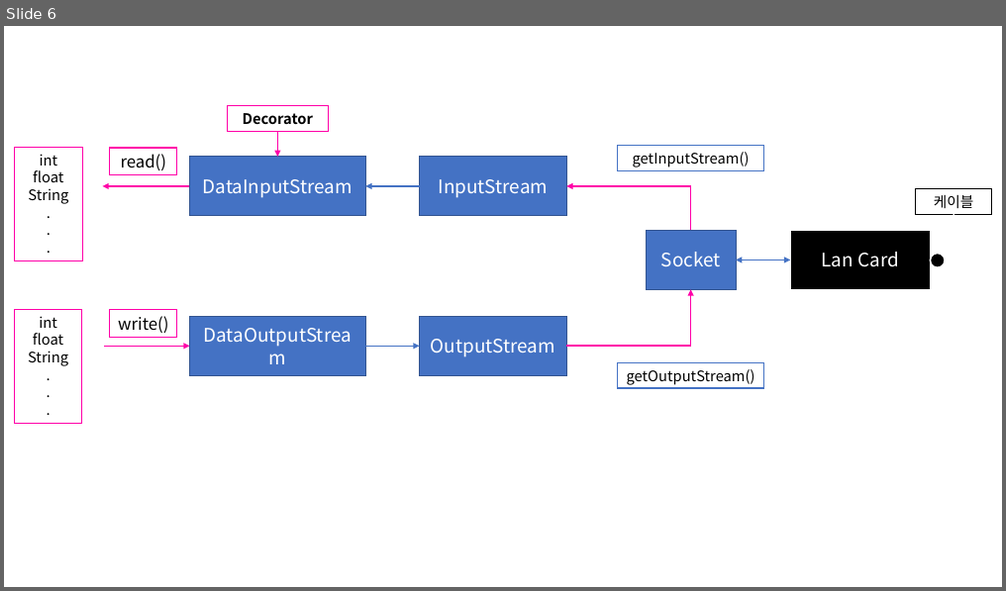
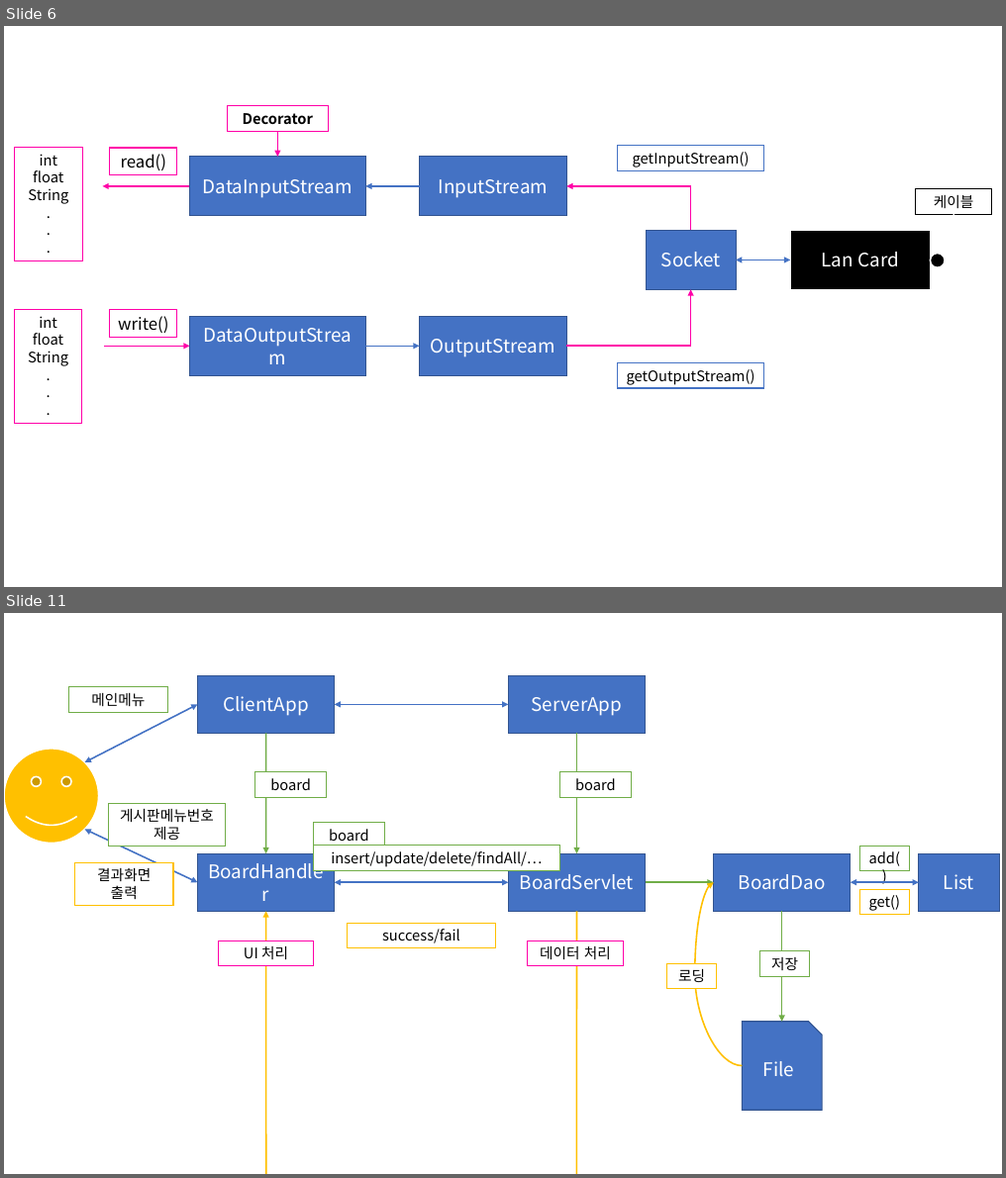
Before and after one commit to Dingadung/2022-study-workspace, a slide deck: study-note/자바/2022-08-16 내용정리.pptx. Shown one above the other, each under a label of ours: slide 6 before the commit, slides 6 and 11 after it; the slides between them are not shown. The pictures are 1006x591 and 1006x1178 pixels, drawn with LibreOffice and Linux fonts; fonts in the diff are those of the drawing. Boxes give left, top, right and bottom in pixels: in the first picture for what was removed or moved away, otherwise in the second. Text is boxed around its words. In the diff, an @@ line names an element or a change of style, - is before the commit and + after.

```diff
--- a/study-note/자바/2022-08-16 내용정리.pptx
+++ b/study-note/자바/2022-08-16 내용정리.pptx
@@ slide 11 added at (4,613,1002,1174), background #FFFFFF @@
@@ rectangle added at (69,687,168,713), fill #FFFFFF, outline #70AD47 1 pt, 14 pt, text #000000 @@
+메인메뉴
@@ rectangle added at (198,676,335,734), fill #4472C4, outline #325491 1 pt, 18 pt, text #FFFFFF @@
+ClientApp
@@ rectangle added at (509,676,646,734), fill #4472C4, outline #325491 1 pt, 18 pt, text #FFFFFF @@
+ServerApp
@@ double arrow added from (85, 762) to (198, 704), #4472C4 1.5 pt @@
@@ double arrow added from (334, 704) to (509, 704), #4472C4 1.5 pt @@
@@ smiley face added at (4,749,98,843), fill #FFC000, outline #FFFFFF 1.5 pt @@
@@ arrow added from (266, 734) to (266, 854), #70AD47 1.5 pt @@
@@ arrow added from (576, 734) to (576, 854), #70AD47 1.5 pt @@
@@ rectangle added at (255,772,327,798), fill #FFFFFF, outline #70AD47 1 pt, 14 pt, text #000000 @@
+board
@@ rectangle added at (560,772,632,798), fill #FFFFFF, outline #70AD47 1 pt, 14 pt, text #000000 @@
+board
@@ rectangle added at (108,803,226,846), fill #FFFFFF, outline #70AD47 1 pt, 14 pt, text #000000 @@
+게시판메뉴번호
+제공
@@ double arrow added from (85, 830) to (198, 882), #4472C4 1.5 pt @@
@@ rectangle added at (313,823,384,848), fill #FFFFFF, outline #70AD47 1 pt, 14 pt, text #000000 @@
+board
@@ rectangle added at (313,846,559,871), fill #FFFFFF, outline #70AD47 1 pt, 14 pt, text #000000 @@
+insert/update/delete/findAll/…
@@ rectangle added at (859,846,909,871), fill #FFFFFF, outline #70AD47 1 pt, 14 pt, text #000000 @@
+add()
@@ rectangle added at (75,863,174,906), fill #FFFFFF, outline #FFC000 1 pt, 14 pt, text #000000 @@
+결과화면
+출력
@@ rectangle added at (198,854,335,912), fill #4472C4, outline #325491 1 pt, 18 pt, text #FFFFFF @@
+BoardHandler
@@ rectangle added at (509,854,646,912), fill #4472C4, outline #325491 1 pt, 18 pt, text #FFFFFF @@
+BoardServlet
@@ rectangle added at (714,854,850,912), fill #4472C4, outline #325491 1 pt, 18 pt, text #FFFFFF @@
+BoardDao
@@ rectangle added at (919,854,999,912), fill #4472C4, outline #325491 1 pt, 18 pt, text #FFFFFF @@
+List
@@ double arrow added from (334, 882) to (509, 882), #4472C4 1.5 pt @@
@@ arrow added from (646, 882) to (714, 882), #70AD47 1.5 pt @@
@@ curved arrow added from (743, 1065) to (714, 882), #FFC000 1.5 pt @@
@@ double arrow added from (850, 882) to (919, 882), #4472C4 1.5 pt @@
@@ rectangle added at (859,889,909,915), fill #FFFFFF, outline #FFC000 1 pt, 14 pt, text #000000 @@
+get()
@@ curved arrow added from (576, 912) to (266, 912), #FFC000 1.5 pt @@
@@ rectangle added at (348,924,496,950), fill #FFFFFF, outline #FFC000 1 pt, 14 pt, text #000000 @@
+success/fail
@@ arrow added from (782, 912) to (782, 1022), #70AD47 1.5 pt @@
@@ rectangle added at (218,942,314,967), fill #FFFFFF, outline #FF00A8 1 pt, 14 pt, text #000000 @@
+UI 처리
@@ rectangle added at (528,942,623,967), fill #FFFFFF, outline #FF00A8 1 pt, 14 pt, text #000000 @@
+데이터 처리
@@ rectangle added at (667,964,717,989), fill #FFFFFF, outline #FFC000 1 pt, 14 pt, text #000000 @@
+로딩
@@ rectangle added at (760,952,810,977), fill #FFFFFF, outline #70AD47 1 pt, 14 pt, text #000000 @@
+저장
@@ snip rect added at (743,1022,823,1110), fill #4472C4, outline #325491 1 pt, 18 pt, text #FFFFFF @@
+File
```
Also in this commit, not shown: 2 other slides added, 2 slides removed.
